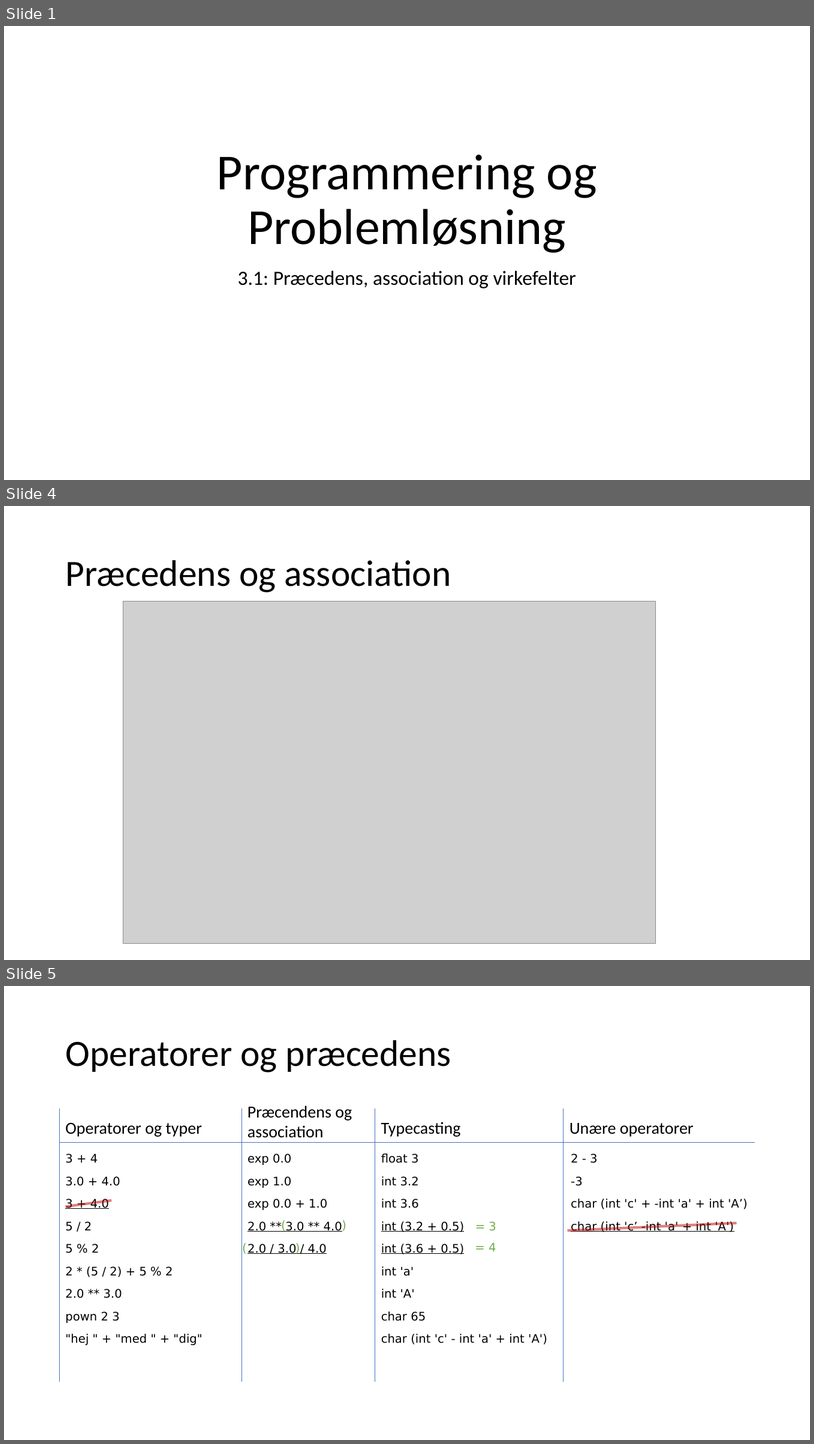
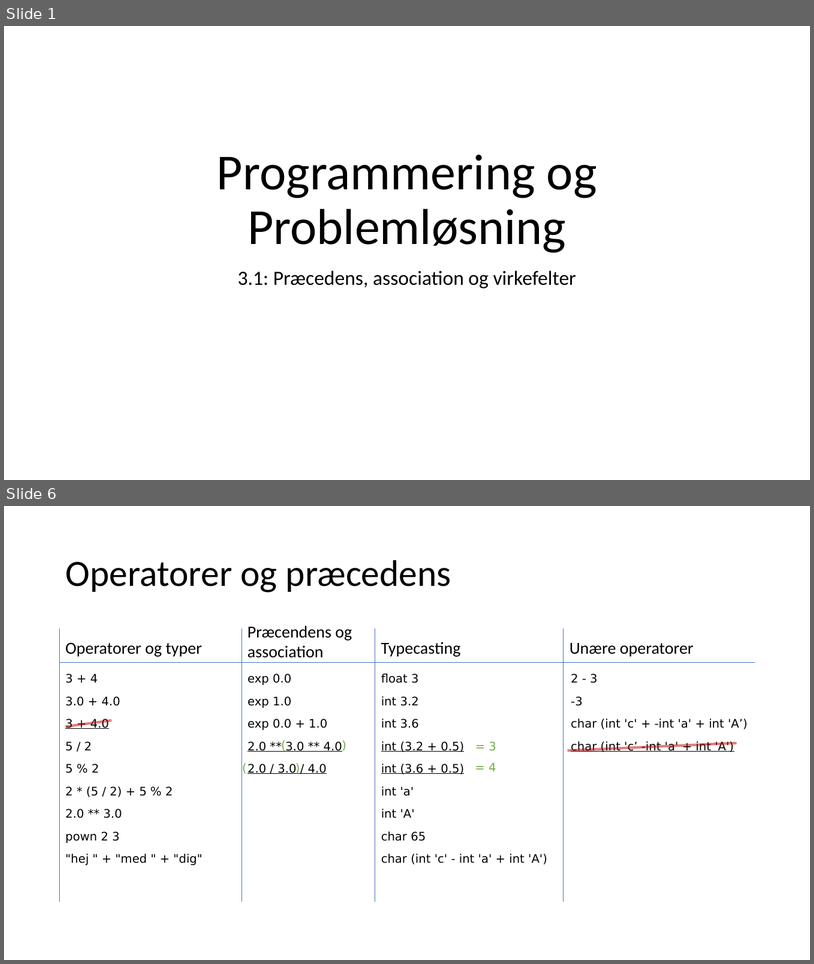
Before and after one commit to fisterloegsovs/pop22, a slide deck: lectures/3.1PrecedenceNKeywords/lecture.pptx. Shown one above the other, each under a label of ours: slides 1, 4 and 5 before the commit, slides 1 and 6 after it; the slides between them are not shown. The pictures are 814x1444 and 814x964 pixels, drawn with LibreOffice and Linux fonts; fonts in the diff are those of the drawing; grey boxes stand for pictures. Boxes give left, top, right and bottom in pixels: in the first picture for what was removed or moved away, otherwise in the second. Text is boxed around its words. In the diff, an @@ line names an element or a change of style, - is before the commit and + after.

```diff
--- a/lectures/3.1PrecedenceNKeywords/lecture.pptx
+++ b/lectures/3.1PrecedenceNKeywords/lecture.pptx
@@ slide 4 removed at (x1=4, y1=506, x2=810, y2=960), background #FFFFFF @@
@@ title removed at (x1=65, y1=560, x2=451, y2=592) @@
-Præcedens og association
@@ picture removed at (x1=123, y1=601, x2=657, y2=943) @@
@@ what was slide 5 is now slide 6 @@
```
Also in this commit, not shown: 2 slides changed, 2 slides added, 3 other files.
